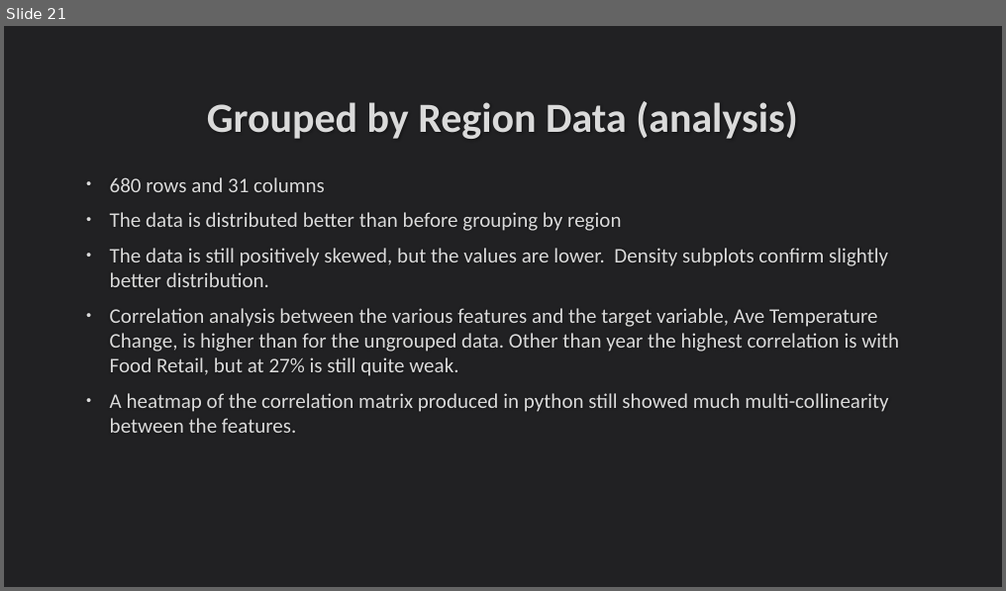
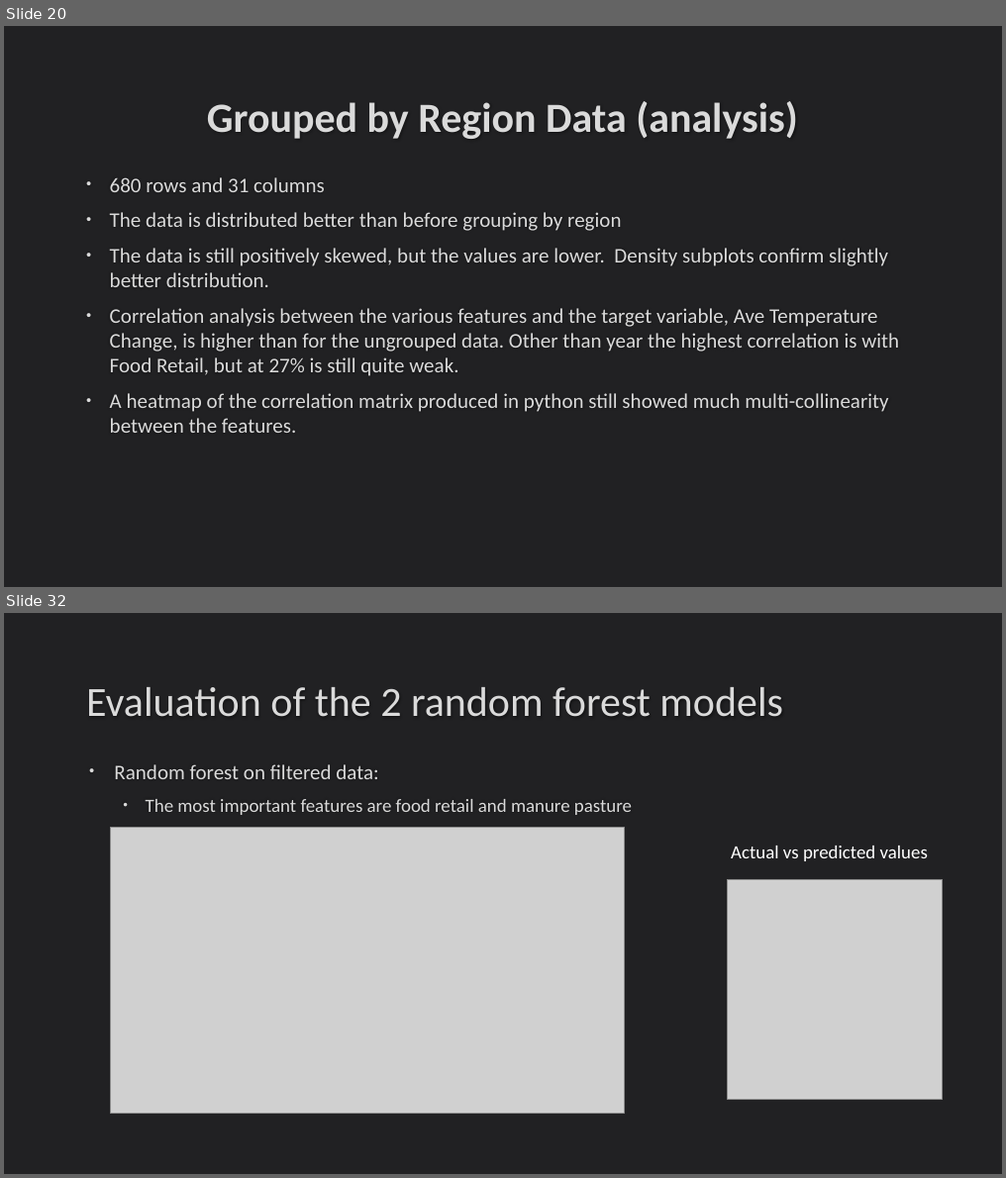
Before and after one commit to DavidFHarrison/2403PTDS_Regression_DH, a slide deck: Regression Project – PTDS 2403.pptx. Shown one above the other, each under a label of ours: slide 21 before the commit, slides 20 and 32 after it; the slides between them are not shown. The pictures are 1006x591 and 1006x1178 pixels, drawn with LibreOffice and Linux fonts; fonts in the diff are those of the drawing; grey boxes stand for pictures. Boxes give left, top, right and bottom in pixels: in the first picture for what was removed or moved away, otherwise in the second. Text is boxed around its words. In the diff, an @@ line names an element or a change of style, - is before the commit and + after.

```diff
--- a/Regression Project – PTDS 2403.pptx
+++ b/Regression Project – PTDS 2403.pptx
@@ slide 32 added at [4,613,1002,1174], background #212123 @@
@@ title added at [86,687,783,717], 40 pt, text #DADADA @@
+Evaluation of the 2 random forest models
@@ text added at [114,764,632,815], 18 pt, text #DADADA @@
+• Random forest on filtered data:
+  • The most important features are food retail and manure pasture
@@ picture added at [110,828,624,1114] @@
@@ text added at [731,846,928,861], 18 pt, text #FFFFFF @@
+Actual vs predicted values
@@ picture added at [727,879,943,1100] @@
@@ what was slide 21 is now slide 20 @@
```
Also in this commit, not shown: 7 slides changed, 11 other slides added, 7 slides removed, 2 other files.
